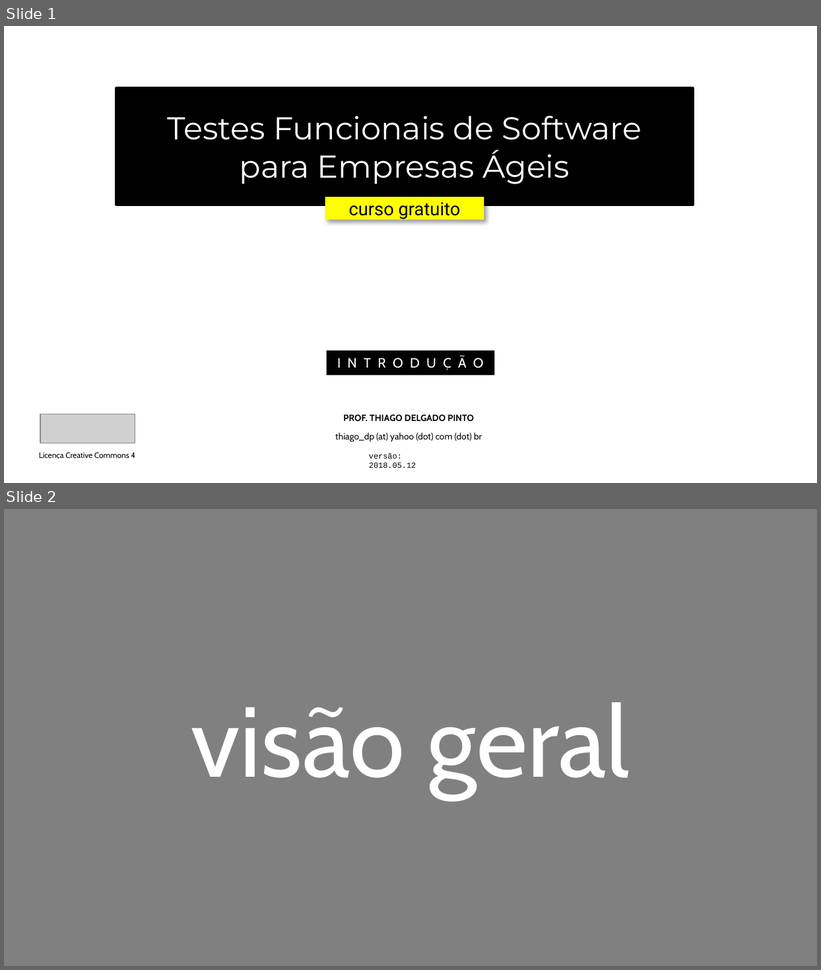
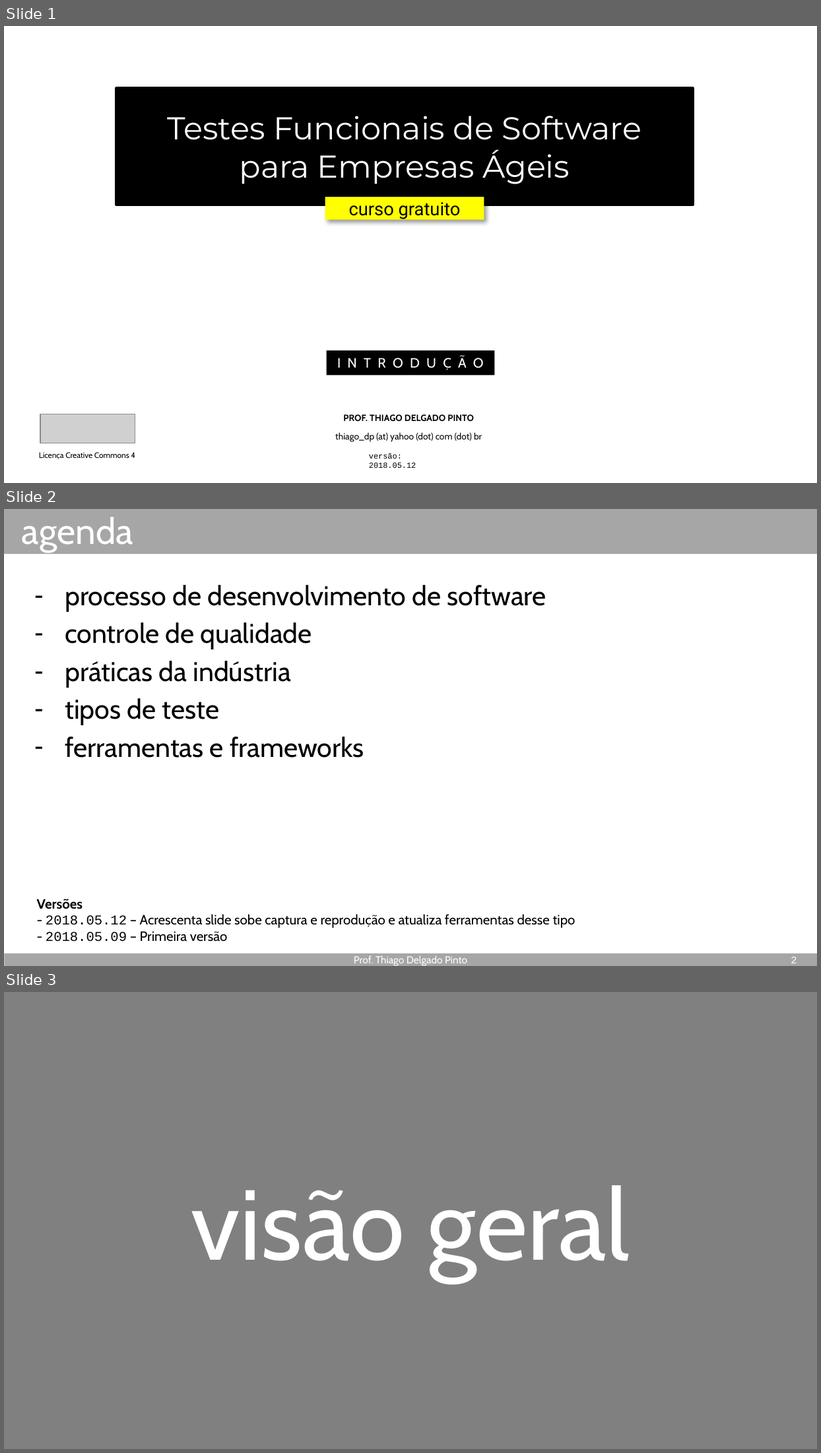
Before and after one commit to thiagodp/ctf, a slide deck: slides/ctf-introducao.ppsx. Shown one above the other, each under a label of ours: slides 1 and 2 before the commit, slides 1, 2 and 3 after it. The pictures are 821x970 and 821x1453 pixels, drawn with LibreOffice and Linux fonts; fonts in the diff are those of the drawing; grey boxes stand for pictures. Boxes give left, top, right and bottom in pixels: in the first picture for what was removed or moved away, otherwise in the second. Text is boxed around its words. In the diff, an @@ line names an element or a change of style, - is before the commit and + after.

Commit message:
Atualiza slides de introdução

```diff
--- a/slides/ctf-introducao.ppsx
+++ b/slides/ctf-introducao.ppsx
@@ slide 2 added at <box>4,509,817,966</box>, background #FFFFFF @@
@@ rectangle added at <box>4,509,817,554</box>, fill #A6A6A6 @@
@@ title added at <box>22,517,133,552</box>, 32 pt, text #FFFFFF @@
+agenda
@@ text added at <box>65,585,547,758</box>, 24 pt, text #000000 @@
+– processo de desenvolvimento de software
+– controle de qualidade
+– práticas da indústria
+– tipos de teste
+– ferramentas e frameworks
@@ text added at <box>37,899,576,942</box>, 12 pt, text #000000 @@
+Versões
+- 2018.05.12 – Acrescenta slide sobe captura e reprodução e atualiza ferramentas desse tipo
+- 2018.05.09 – Primeira versão
@@ rectangle added at <box>4,954,817,966</box>, fill #A6A6A6 @@
@@ text added at <box>354,956,467,966</box>, 9 pt, text #FFFFFF @@
+Prof. Thiago Delgado Pinto
@@ page number added at <box>791,957,797,964</box>, 9 pt, text #FFFFFF @@
+2
@@ what was slide 2 is now slide 3 @@
```
Also in this commit, not shown: 2 slides changed, 1 other slide added, 1 other file.
